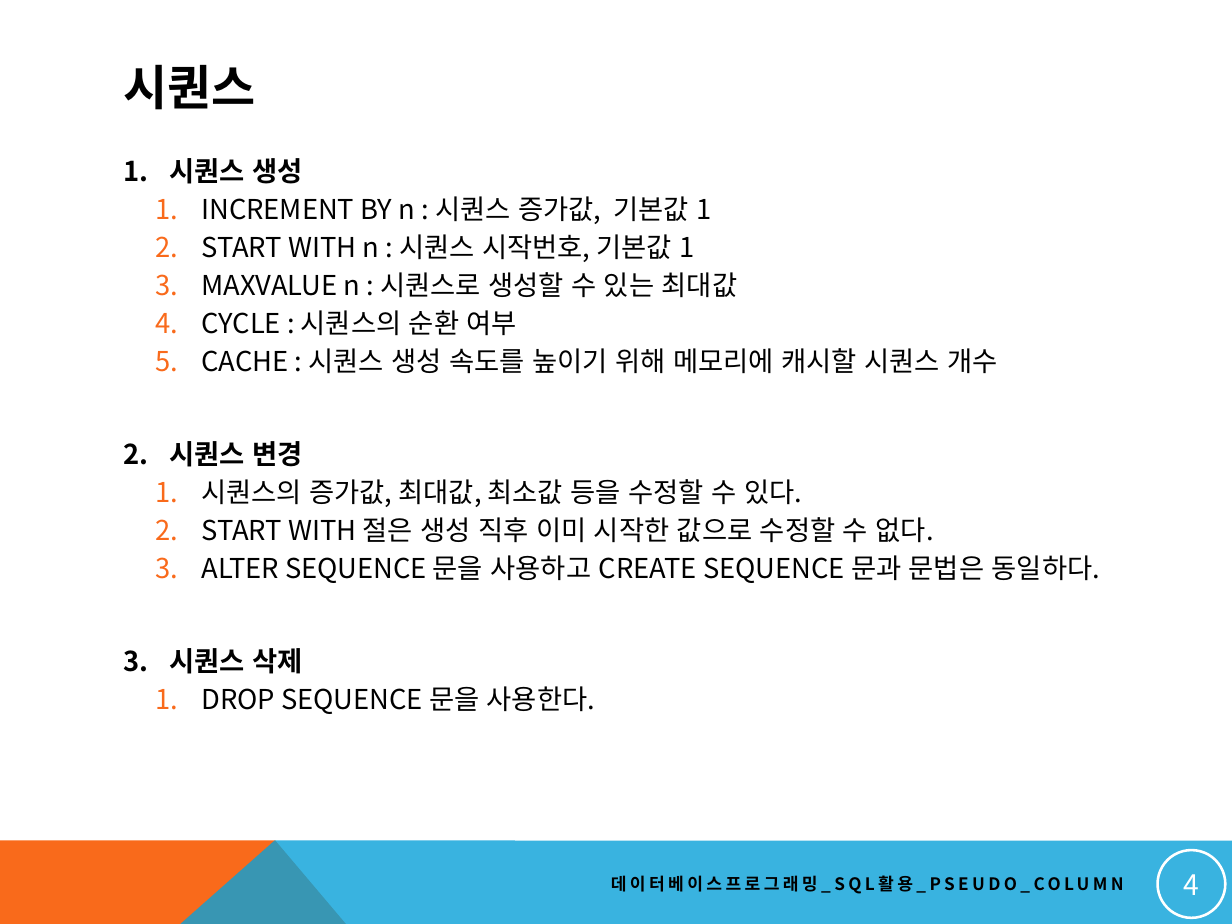
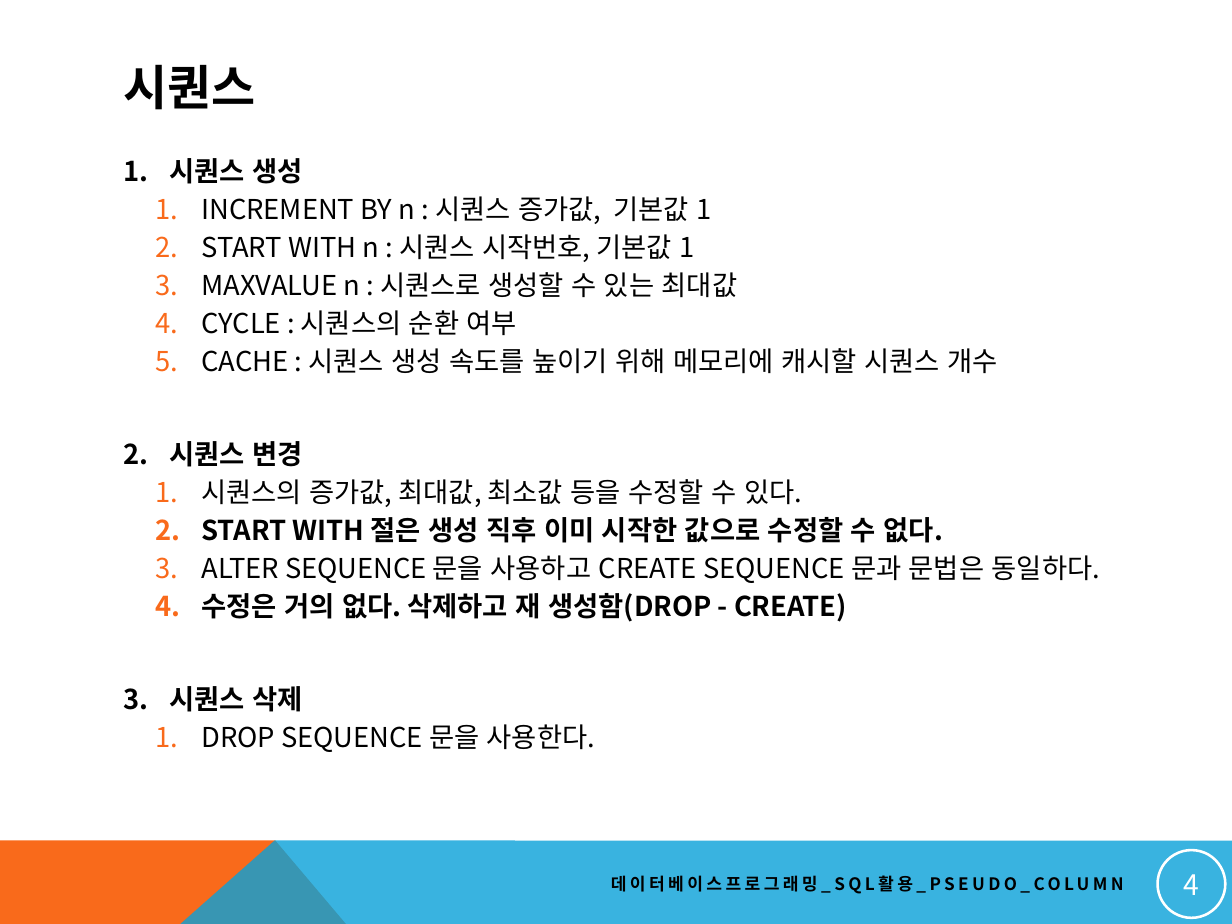
Before and after one commit to soeun1365/dbstudy, a slide deck: slide 4 of NEW_DBMS교안/20. 고급 SQL 작성하기_PSEUDO_COLUMN.pptx. Drawn at 1232x924 pixels with LibreOffice and Linux fonts; fonts in the diff are those of the drawing. Boxes give left, top, right and bottom in pixels: in the first picture for what was removed or moved away, otherwise in the second. Text is boxed around its words. In the diff, an @@ line names an element or a change of style, - is before the commit and + after.

```diff
--- a/NEW_DBMS교안/20. 고급 SQL 작성하기_PSEUDO_COLUMN.pptx
+++ b/NEW_DBMS교안/20. 고급 SQL 작성하기_PSEUDO_COLUMN.pptx
@@ text at <box>201,517,943,543</box>: bold on in "START WITH 절은 생성 직후 이미 시작한 ..." @@
@@ text at <box>201,593,847,622</box>: paragraph added @@
+    4. 수정은 거의 없다. 삭제하고 재 생성함(DROP - CREATE)
```
Also in this commit, not shown: 4 other slides changed, 12 other files.
